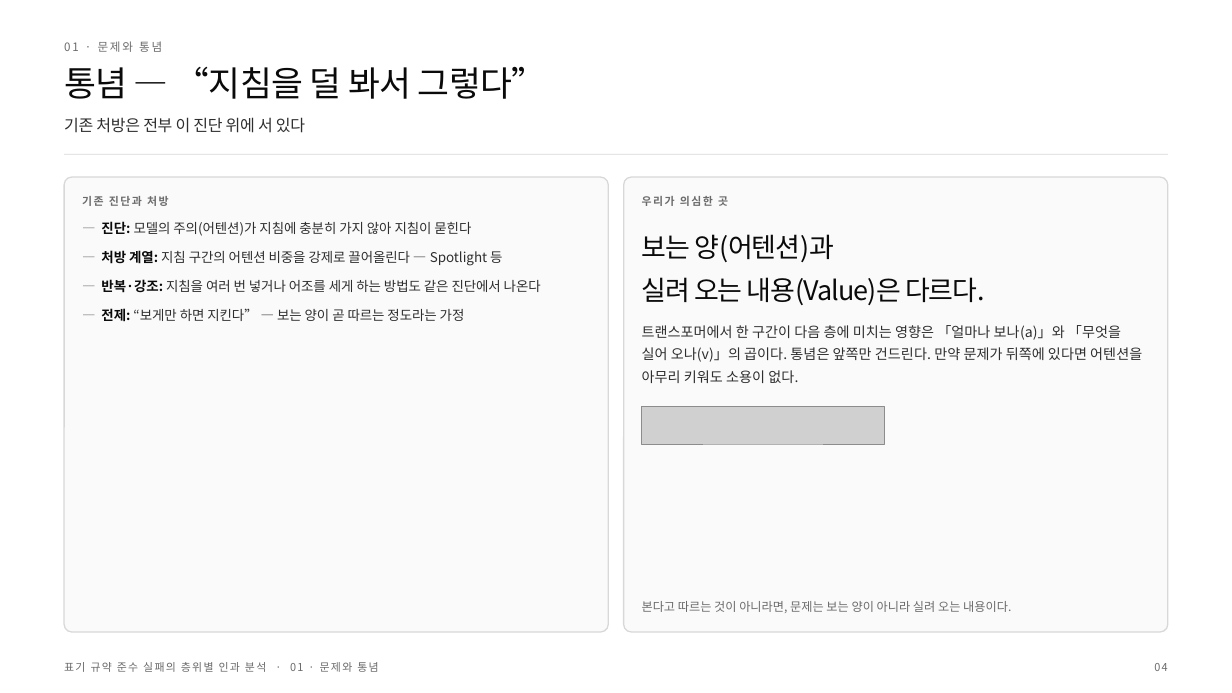
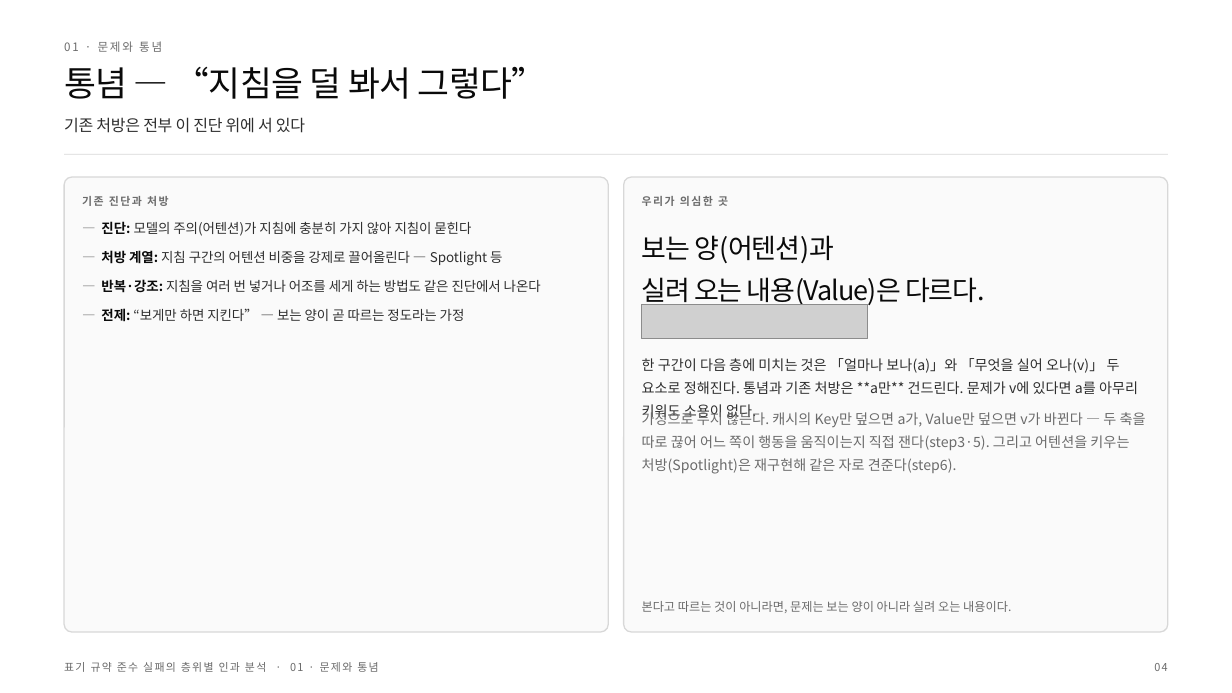
Before and after one commit to deanjs/HCLT_2026, a slide deck: slide 4 of scripts/deck/paper.pptx. Drawn at 1232x693 pixels with LibreOffice and Linux fonts; fonts in the diff are those of the drawing; grey boxes stand for pictures. Boxes give left, top, right and bottom in pixels: in the first picture for what was removed or moved away, otherwise in the second. Text is boxed around its words. In the diff, an @@ line names an element or a change of style, - is before the commit and + after.

```diff
--- a/scripts/deck/paper.pptx
+++ b/scripts/deck/paper.pptx
@@ picture: place and size @@
-picture at <box>641,407,884,444</box>
+picture at <box>641,304,868,339</box>
@@ text at <box>642,358,1138,420</box>: text changed @@
-트랜스포머에서 한 구간이 다음 층에 미치는 영향은 「얼마나 보나(a)」와 「무엇을 실어 오나(v)」의 곱이다. 통념은 앞쪽만 건드린다. 만약 문제가 뒤쪽에 있다면 어텐션을 아무리 키워도 소용이 없다.
+한 구간이 다음 층에 미치는 것은 「얼마나 보나(a)」와 「무엇을 실어 오나(v)」 두 요소로 정해진다. 통념과 기존 처방은 **a만** 건드린다. 문제가 v에 있다면 a를 아무리 키워도 소용이 없다.
@@ text added at <box>642,410,1146,474</box>, 11 pt, text #6B6B6B @@
+가정으로 두지 않는다. 캐시의 Key만 덮으면 a가, Value만 덮으면 v가 바뀐다 — 두 축을 따로 끊어 어느 쪽이 행동을 움직이는지 직접 잰다(step3·5). 그리고 어텐션을 키우는 처방(Spotlight)은 재구현해 같은 자로 견준다(step6).
```
Also in this commit, not shown: 1 other slide changed, 8 other files.
